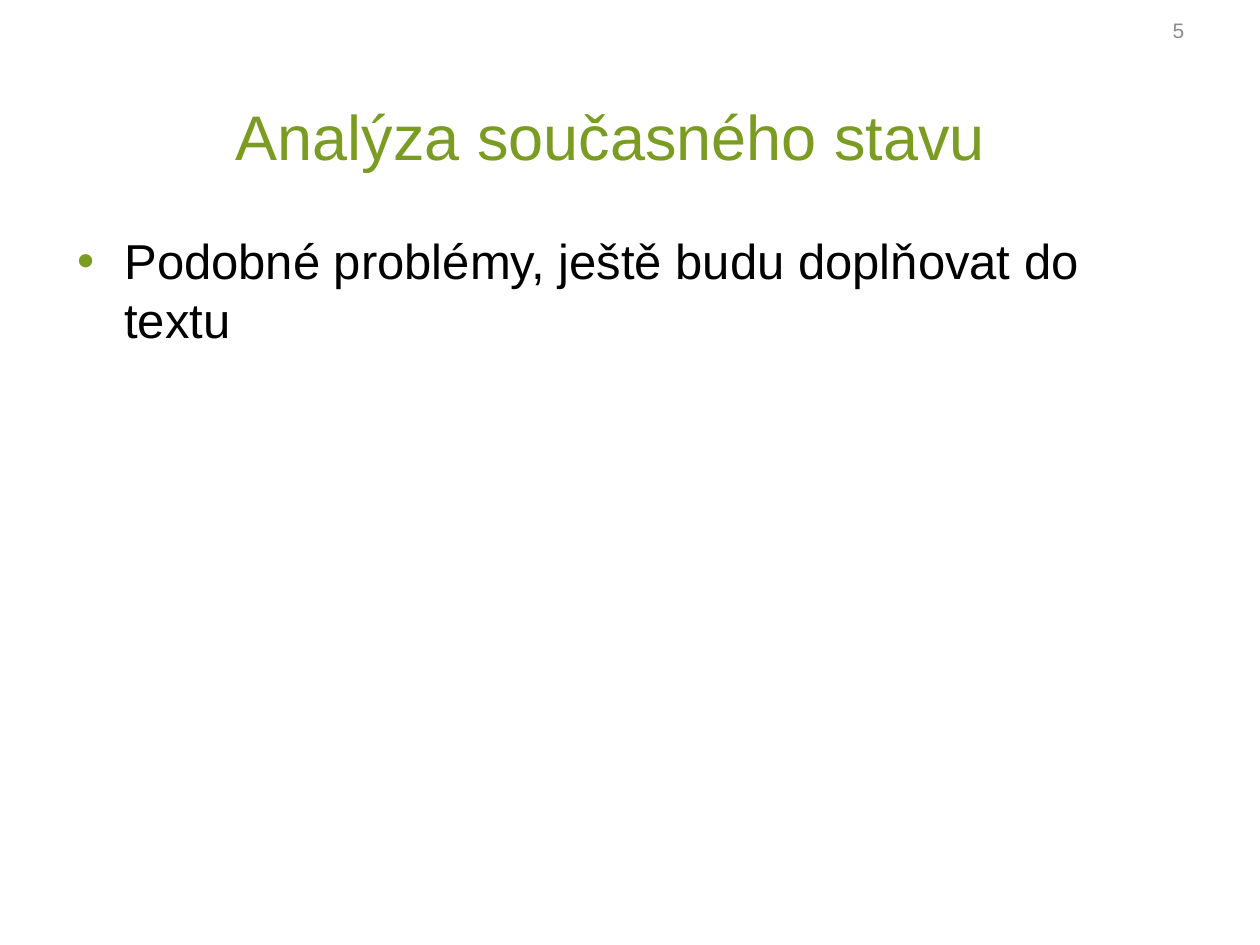
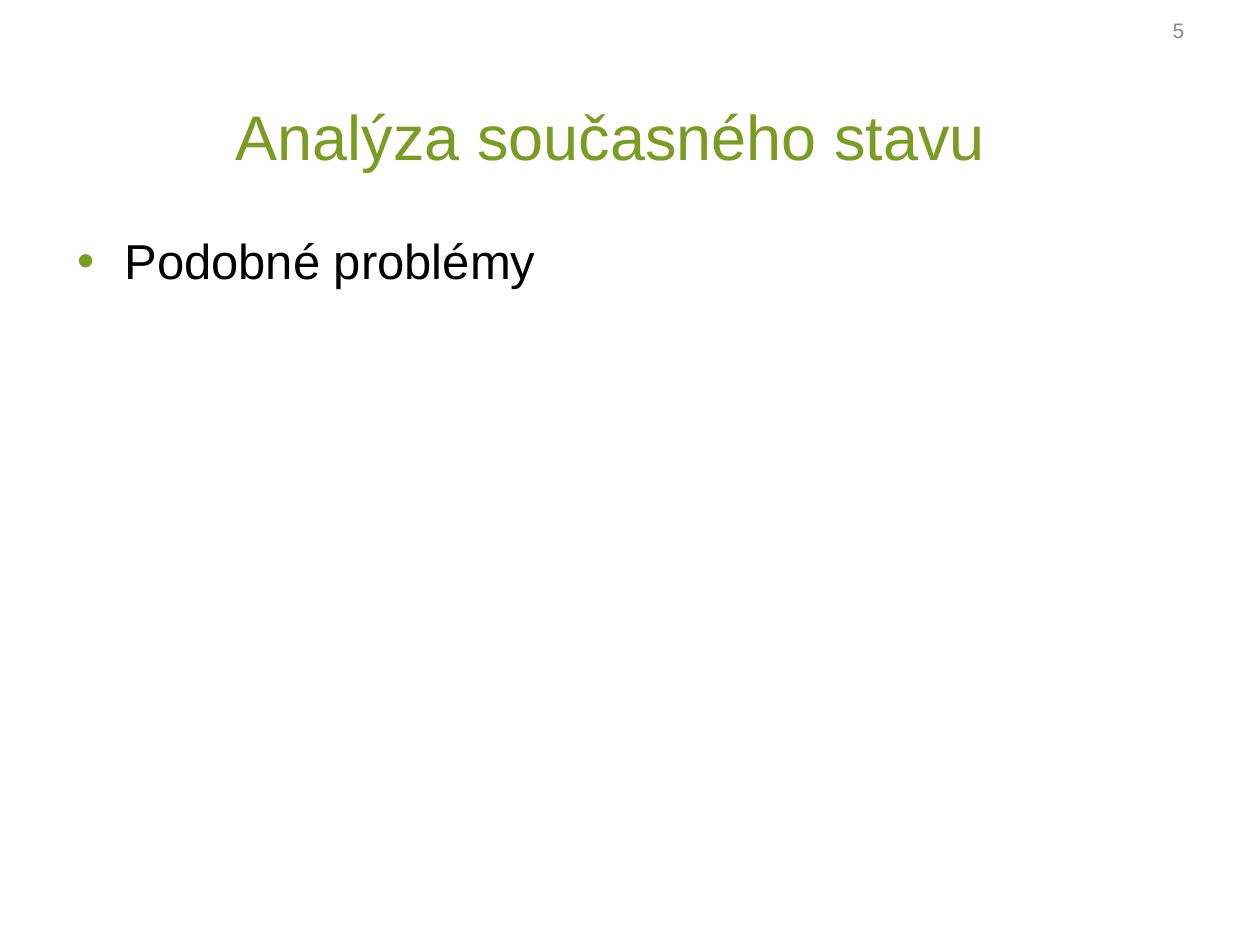
Before and after one commit to Erumoico42/diplomova_prace, a slide deck: slide 5 of prezentace_mikulik.pptx. Drawn at 1260x945 pixels with LibreOffice and Linux fonts; fonts in the diff are those of the drawing; background and template pictures are left out. Boxes give left, top, right and bottom in pixels: in the first picture for what was removed or moved away, otherwise in the second. Text is boxed around its words. In the diff, an @@ line names an element or a change of style, - is before the commit and + after.

```diff
--- a/prezentace_mikulik.pptx
+++ b/prezentace_mikulik.pptx
@@ text at [124, 243, 535, 289]: text changed @@
-• Podobné problémy, ještě budu doplňovat do textu
+• Podobné problémy
```
Also in this commit, not shown: 4 other slides changed, 4 slides added, 1 other file.
